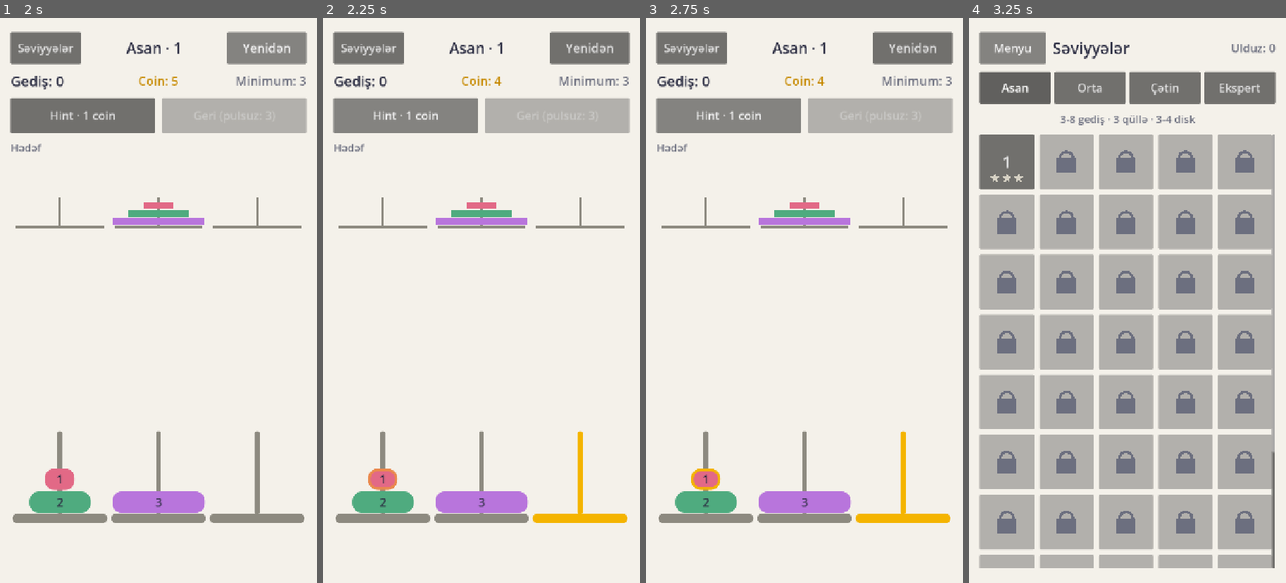
Above: before the commit, frames 1-4 (left to right).
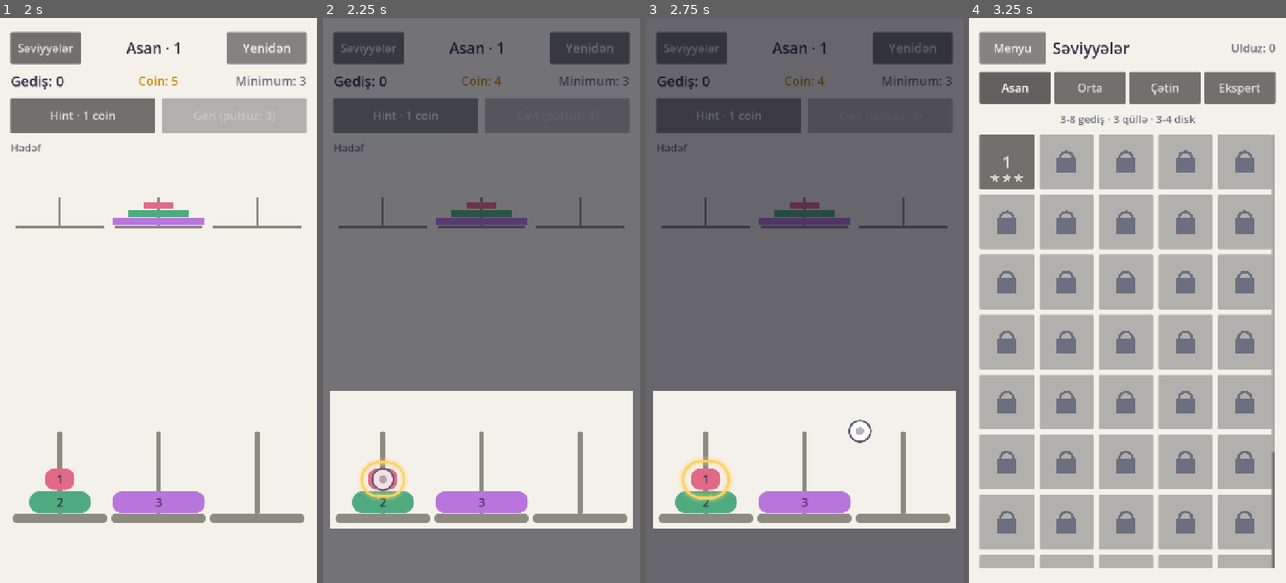
Above: after the commit, the same moments.

Repository: AtillaTegin/mindshift
Game: Godot game, scene res://scenes/main_menu.tscn
Two runs of this game, one before a commit and one after it. Both use one fixed random seed, a clock stepped at 60 frames per second and the inputs below.
Inputs:
- Up to frame 1 (2 s): click "Oyna" at 0.5 s; click "Yenidən" at 1.25 s
- Up to frame 2 (2.25 s): click "Hint · 1 coin" at 2 s
- Up to frame 3 (2.75 s): no input
- Up to frame 4 (3.25 s): click "Səviyyələr" at 2.75 s

Frame 1 is identical in both runs. In frame 2, 78% of the frame differs, in the area x 0-100%, y 0-100%; in frame 3, 78%; in frame 4, nothing differs.

Commit message:
6B-2: HintController on the coaching overlay
- core/hint_controller.gd takes over the Day 6 hint logic unchanged (cost, free repeat in the
  same position, instant path hint, off-path search on a worker thread)
- presentation replaced: scrim dims all but the two pegs, FocusRing on the disk (moves to the
  target peg once the disk is picked up), GhostPointer from disk to target; cleared on any
  position change. Old disk blink / gold peg marking removed
- scripts/move_coach.gd: the shared "show this move" choreography (also used by the tutorial)
- GameBoard (class_name): owns the CoachingLayer, exposes get_disk_rect/get_peg_rect and
  position_changed / selection_changed / illegal_move signals
- RuleBase.violation_message + RuleSet.get_violation_message (classic: larger onto smaller)

Diff:
--- /dev/null
+++ b/core/hint_controller.gd
@@ -0,0 +1,119 @@
+class_name HintController
+extends Node
+## Spec 4.7 hint, presented on the coaching overlay (addendum 2.3): the scrim
+## dims the board, a ring marks the disk to move and a ghost finger shows where
+## it goes. It never moves the disk. The Day 6 rules are unchanged: a hint costs
+## EconomySystem.HINT_COST, asking again in the same position is free, on the
+## stored solution path the answer is instant, and off the path the Solver runs
+## on a worker thread so the screen never freezes.
+
+## Status text for the board ("" clears it).
+signal message_changed(text: String)
+
+## Run off-path searches on a worker thread (tests turn this off).
+var background: bool = true
+## The move the current hint points at, or null.
+var hint_move: Move
+
+var _board: GameBoard
+var _coaching: CoachingLayer
+var _economy: EconomySystem
+## Position the shown hint belongs to.
+var _hint_key: String = ""
+var _thread: Thread
+## Position the running background search belongs to.
+var _pending_key: String = ""
+
+
+func setup(board: GameBoard, coaching: CoachingLayer, economy: EconomySystem) -> void:
+	_board = board
+	_coaching = coaching
+	_economy = economy
+	board.position_changed.connect(clear)
+	board.selection_changed.connect(_on_selection_changed)
+
+
+func is_pending() -> bool:
+	return _thread != null
+
+
+func is_showing() -> bool:
+	return hint_move != null
+
+
+func request() -> void:
+	var session: GameSession = _board.session
+	if session == null or session.is_solved() or is_pending():
+		return
+	var key: String = session.state.hash_key()
+	if hint_move != null and key == _hint_key:
+		_present()
+		return
+	if not _economy.can_afford(EconomySystem.HINT_COST):
+		message_changed.emit("Hint üçün coin çatmır")
+		return
+	var on_path: Move = session.get_path_hint()
+	if on_path != null:
+		_apply(on_path, key)
+		return
+	var from_state: PuzzleState = session.state.duplicate_state()
+	var goal: PuzzleState = session.level.goal
+	var rules: RuleSet = session.rules
+	if not background:
+		_apply(GameSession.solve_hint(from_state, goal, rules), key)
+		return
+	_pending_key = key
+	_thread = Thread.new()
+	_thread.start(func() -> Move: return GameSession.solve_hint(from_state, goal, rules))
+	message_changed.emit("Hint hesablanır...")
+
+
+## Forgets the hint and hides the overlay (called whenever the position changes).
+func clear() -> void:
+	if hint_move == null:
+		return
+	hint_move = null
+	_hint_key = ""
+	_coaching.clear()
+
+
+func _process(_delta: float) -> void:
+	if _thread == null or _thread.is_alive():
+		return
+	var move: Move = _thread.wait_to_finish()
+	_thread = null
+	var key: String = _pending_key
+	_pending_key = ""
+	var session: GameSession = _board.session
+	# Only show it if the player has not moved on meanwhile (then it is free).
+	if session != null and not session.is_solved() and session.state.hash_key() == key:
+		_apply(move, key)
+	else:
+		message_changed.emit("")
+
+
+func _exit_tree() -> void:
+	if _thread != null:
+		_thread.wait_to_finish()
+		_thread = null
+
+
+## Shows a found hint and charges for it; a missing hint costs nothing.
+func _apply(move: Move, key: String) -> void:
+	if move == null:
+		message_changed.emit("Hint tapılmadı")
+		return
+	_economy.spend(EconomySystem.HINT_COST)
+	hint_move = move
+	_hint_key = key
+	message_changed.emit("")
+	_present()
+
+
+func _present() -> void:
+	MoveCoach.present(_coaching, _board, hint_move, _board.session.selected_peg == hint_move.from_peg)
+
+
+func _on_selection_changed(_peg_index: int) -> void:
+	if hint_move != null:
+		_present()
--- a/core/rule_set.gd
+++ b/core/rule_set.gd
@@ -115,6 +115,23 @@
 	return true
 
 
+## Why `move` is not allowed: the violation_message of the first active rule
+## that refuses it, or "" if the move is legal or only structurally invalid
+## (no such peg, same peg, empty source).
+func get_violation_message(state: PuzzleState, move: Move) -> String:
+	if state == null or move == null:
+		return ""
+	var peg_count: int = state.pegs.size()
+	if move.from_peg < 0 or move.from_peg >= peg_count or move.to_peg < 0 or move.to_peg >= peg_count:
+		return ""
+	if move.from_peg == move.to_peg or state.pegs[move.from_peg].is_empty():
+		return ""
+	for rule: RuleBase in active_rules:
+		if not rule.is_move_allowed(state, move):
+			return rule.violation_message
+	return ""
+
+
 func _rules_allow(state: PuzzleState, move: Move) -> bool:
 	for rule: RuleBase in active_rules:
 		if not rule.is_move_allowed(state, move):
--- a/core/rules/classic_hanoi_rule.gd
+++ b/core/rules/classic_hanoi_rule.gd
@@ -4,6 +4,10 @@
 ## strictly larger disk.
 
 const ID: String = "classic_hanoi"
+
+
+func _init() -> void:
+	violation_message = "Diqqət! Böyük disk kiçik diskin üstünə qoyula bilməz."
 
 
 func get_id() -> String:
--- a/core/rules/rule_base.gd
+++ b/core/rules/rule_base.gd
@@ -10,6 +10,11 @@
 ## supports_disk_move_check(); is_move_allowed() then uses it automatically and
 ## the Solver can take its fast path. Rules that need more of the position
 ## override is_move_allowed() instead.
+
+
+## Shown to the player when this rule refuses a move (addendum 2.2). Each rule
+## sets its own text, so new rules explain themselves without UI changes.
+var violation_message: String = "Bu gediş qaydalara uyğun deyil."
 
 
 ## Identifier used in level JSON, e.g. `"rules": ["classic_hanoi"]`.
--- a/scenes/components/coaching/focus_ring.gd
+++ b/scenes/components/coaching/focus_ring.gd
@@ -12,6 +12,7 @@
 
 var _breath: Tween
 var _move: Tween
+var _target: Rect2 = Rect2()
 
 
 func _ready() -> void:
@@ -22,6 +23,7 @@
 ## Shows the ring around `target` (viewport coordinates); glides there if it
 ## is already visible.
 func show_around(target: Rect2) -> void:
+	_target = target
 	var rect: Rect2 = target.grow(PADDING)
 	if visible and _move_needed(rect):
 		if _move != null:
@@ -43,9 +45,9 @@
 		_breath = null
 
 
-## The rectangle the ring currently surrounds (without padding).
+## The rectangle the ring surrounds (or is gliding to), without padding.
 func get_target() -> Rect2:
-	return Rect2(position, size).grow(-PADDING)
+	return _target
 
 
 func _move_needed(rect: Rect2) -> bool:
--- a/scenes/components/disk.gd
+++ b/scenes/components/disk.gd
@@ -15,24 +15,6 @@
 	set(value):
 		selected = value
 		queue_redraw()
-## Hint: the disk to move next blinks with a gold outline.
-var hinted: bool = false:
-	set(value):
-		hinted = value
-		_blink_time = 0.0
-		set_process(hinted)
-		queue_redraw()
-
-var _blink_time: float = 0.0
-
-
-func _ready() -> void:
-	set_process(hinted)
-
-
-func _process(delta: float) -> void:
-	_blink_time += delta
-	queue_redraw()
 
 
 func _draw() -> void:
@@ -42,9 +24,6 @@
 	if selected:
 		box.set_border_width_all(4)
 		box.border_color = UIPalette.TEXT_PRIMARY
-	elif hinted:
-		box.set_border_width_all(6)
-		box.border_color = UIPalette.HINT.lerp(color, 0.5 - 0.5 * cos(_blink_time * TAU * 1.5))
 	draw_style_box(box, Rect2(Vector2.ZERO, size))
 	var font: Font = get_theme_default_font()
 	var font_size: int = int(clampf(size.y * 0.55, 12.0, 28.0))
--- a/scenes/components/peg.gd
+++ b/scenes/components/peg.gd
@@ -18,11 +18,6 @@
 var highlighted: bool = false:
 	set(value):
 		highlighted = value
-		queue_redraw()
-## Hint: the peg the hinted disk should go to.
-var hint_target: bool = false:
-	set(value):
-		hint_target = value
 		queue_redraw()
 ## 0..1, how red the peg is (illegal-move flash).
 var flash_amount: float = 0.0:
@@ -52,11 +47,7 @@
 
 
 func _draw() -> void:
-	var base_color: Color = UIPalette.PEG
-	if hint_target:
-		base_color = UIPalette.HINT
-	elif highlighted:
-		base_color = UIPalette.ACCENT
+	var base_color: Color = UIPalette.ACCENT if highlighted else UIPalette.PEG
 	var peg_color: Color = base_color.lerp(UIPalette.ERROR, flash_amount)
 	var center_x: float = size.x * 0.5
 	var rod: StyleBoxFlat = StyleBoxFlat.new()
--- a/scripts/game_board_controller.gd
+++ b/scripts/game_board_controller.gd
@@ -1,13 +1,21 @@
+class_name GameBoard
 extends Control
 ## Game board screen (spec 5.3): pegs, disks, goal preview, move counter,
 ## coins, hint and undo. Tap a peg to pick up its top disk, tap another peg to
-## move it there.
+## move it there. Hints and the tutorial draw on the shared coaching overlay.
 
 signal level_completed(level: Level, moves: int, seconds: float)
+## The position changed (move, undo, restart or a new level).
+signal position_changed
+## A disk was picked up (peg index) or put back (-1).
+signal selection_changed(peg_index: int)
+## A move was refused by the rules; `message` is the broken rule's text.
+signal illegal_move(move: Move, message: String)
 
 const PEG_SCENE: PackedScene = preload("res://scenes/components/peg.tscn")
 const DISK_SCENE: PackedScene = preload("res://scenes/components/disk.tscn")
 const POPUP_SCENE: PackedScene = preload("res://scenes/level_complete_popup.tscn")
+const COACHING_SCENE: PackedScene = preload("res://scenes/components/coaching/coaching_layer.tscn")
 const MOVE_SECONDS: float = 0.12
 const MAX_DISK_HEIGHT: float = 52.0
 
@@ -24,22 +32,20 @@
 var session: GameSession
 ## Result of the last completion: { stars, improved, reward }.
 var last_result: Dictionary = {}
-## The move the current hint points at, or null.
-var hint_move: Move
+var coaching: CoachingLayer
+var hints: HintController
 
 var _popup: LevelCompletePopup
-## Position the shown hint belongs to; asking again there costs nothing.
-var _hint_key: String = ""
 ## Short notice in the status line (e.g. not enough coins), cleared by the next action.
 var _message: String = ""
-var _hint_thread: Thread
-## Position the running background search belongs to.
-var _pending_hint_key: String = ""
-
 var _peg_views: Array[PegView] = []
 ## Disk size -> view.
 var _disk_views: Dictionary[int, DiskView] = {}
 var _disk_tweens: Dictionary[int, Tween] = {}
+## Disk size -> where the disk is (or is gliding to), in board coordinates.
+var _disk_targets: Dictionary[int, Rect2] = {}
+## Peg index -> peg area (rod, base and the space for a lifted disk), board coordinates.
+var _peg_areas: Array[Rect2] = []
 
 @onready var _level_label: Label = %LevelLabel
 @onready var _moves_label: Label = %MovesLabel
@@ -68,6 +74,14 @@
 			economy.setup(save_system)
 			add_child(economy)
 	economy.coins_changed.connect(func(_coins: int) -> void: _update_buttons())
+	coaching = COACHING_SCENE.instantiate()
+	add_child(coaching)
+	hints = HintController.new()
+	hints.name = "HintController"
+	hints.background = background_hints
+	hints.setup(self, coaching, economy)
+	hints.message_changed.connect(show_message)
+	add_child(hints)
 	_hint_button.pressed.connect(request_hint)
 	_undo_button.pressed.connect(request_undo)
 	_restart_button.pressed.connect(restart)
@@ -92,27 +106,6 @@
 func _process(delta: float) -> void:
 	if session != null:
 		session.add_time(delta)
-	if _hint_thread != null and not _hint_thread.is_alive():
-		var move: Move = _hint_thread.wait_to_finish()
-		_hint_thread = null
-		var key: String = _pending_hint_key
-		_pending_hint_key = ""
-		# Only show it if the player has not moved on meanwhile (then it is free).
-		if session != null and not session.is_solved() and session.state.hash_key() == key:
-			_apply_hint(move, key)
-		else:
-			_message = ""
-			_refresh(false)
-
-
-func _exit_tree() -> void:
-	if _hint_thread != null:
-		_hint_thread.wait_to_finish()
-		_hint_thread = null
-
-
-func is_hint_pending() -> bool:
-	return _hint_thread != null
 
 
 func load_level_file(path: String) -> bool:
@@ -130,7 +123,6 @@
 func start_level(level: Level) -> void:
 	session = GameSession.new(level)
 	last_result = {}
-	_clear_hint()
 	_message = ""
 	_popup.visible = false
 	_build_views()
@@ -138,6 +130,7 @@
 	_level_label.text = "%s · %d" % [Difficulty.display_name(level.difficulty), Difficulty.index_of_id(level.id)]
 	_min_label.text = "Minimum: %d" % level.min_moves
 	_refresh(false)
+	position_changed.emit()
 
 
 func restart() -> void:
@@ -145,54 +138,16 @@
 		return
 	session.restart()
 	last_result = {}
-	_clear_hint()
 	_message = ""
 	_popup.visible = false
 	_refresh(true)
-
-
-## Spec 4.7: marks the disk to move next and its target peg; never moves it.
-## Costs EconomySystem.HINT_COST, except when asking again in the same position.
+	position_changed.emit()
+
+
+## Spec 4.7 hint, shown by the HintController on the coaching overlay.
 func request_hint() -> void:
-	if session == null or session.is_solved() or is_hint_pending():
-		return
-	session.selected_peg = -1
-	var key: String = session.state.hash_key()
-	if hint_move != null and key == _hint_key:
-		_refresh(false)
-		return
-	if not economy.can_afford(EconomySystem.HINT_COST):
-		_message = "Hint üçün coin çatmır"
-		_refresh(false)
-		return
-	var on_path: Move = session.get_path_hint()
-	if on_path != null:
-		_apply_hint(on_path, key)
-		return
-	var from_state: PuzzleState = session.state.duplicate_state()
-	var goal: PuzzleState = session.level.goal
-	var rules: RuleSet = session.rules
-	if not background_hints:
-		_apply_hint(GameSession.solve_hint(from_state, goal, rules), key)
-		return
-	_pending_hint_key = key
-	_hint_thread = Thread.new()
-	_hint_thread.start(func() -> Move: return GameSession.solve_hint(from_state, goal, rules))
-	_message = "Hint hesablanır..."
-	_refresh(false)
-
-
-## Shows a found hint and charges for it; a missing hint costs nothing.
-func _apply_hint(move: Move, key: String) -> void:
-	if move == null:
-		_message = "Hint tapılmadı"
-		_refresh(false)
-		return
-	economy.spend(EconomySystem.HINT_COST)
-	hint_move = move
-	_hint_key = key
-	_message = ""
-	_refresh(false)
+	if session != null and not session.is_solved():
+		hints.request()
 
 
 ## Takes back the last move. The first FREE_UNDOS_PER_ATTEMPT undos are free,
@@ -202,13 +157,12 @@
 		return
 	var cost: int = EconomySystem.undo_cost(session.undo_count)
 	if not economy.spend(cost):
-		_message = "Geri qaytarmaq üçün coin çatmır"
-		_refresh(false)
+		show_message("Geri qaytarmaq üçün coin çatmır")
 		return
 	session.undo()
-	_clear_hint()
 	_message = ""
 	_refresh(true)
+	position_changed.emit()
 
 
 ## Opens the level after the current one (next tier after the last level).
@@ -227,6 +181,50 @@
 
 func get_popup() -> LevelCompletePopup:
 	return _popup
+
+
+## Shows a short notice in the status line until the next action.
+func show_message(text: String) -> void:
+	_message = text
+	if session != null:
+		_refresh(false)
+
+
+## Where disk `disk_size` is drawn (or is gliding to), in viewport coordinates.
+func get_disk_rect(disk_size: int) -> Rect2:
+	var rect: Rect2 = _disk_targets.get(disk_size, Rect2())
+	return Rect2(rect.position + _board.global_position, rect.size)
+
+
+## The area of peg `peg_index`: its rod and base plus the room above it where a
+## picked-up disk hovers, in viewport coordinates.
+func get_peg_rect(peg_index: int) -> Rect2:
+	if peg_index < 0 or peg_index >= _peg_areas.size():
+		return Rect2()
+	var rect: Rect2 = _peg_areas[peg_index]
+	return Rect2(rect.position + _board.global_position, rect.size)
+
+
+## Handles a tap on peg `peg_index` (also the entry point for tests).
+func on_peg_pressed(peg_index: int) -> void:
+	if session == null:
+		return
+	var selected_before: int = session.selected_peg
+	var target_move: Move = Move.new(session.selected_peg, peg_index)
+	var result: GameSession.TapResult = session.tap_peg(peg_index)
+	if result != GameSession.TapResult.IGNORED:
+		_message = ""
+	_refresh(true)
+	match result:
+		GameSession.TapResult.ILLEGAL:
+			_peg_views[peg_index].flash_invalid()
+			illegal_move.emit(target_move, session.rules.get_violation_message(session.state, target_move))
+		GameSession.TapResult.MOVED:
+			position_changed.emit()
+			if session.is_solved():
+				_on_solved()
+	if session.selected_peg != selected_before:
+		selection_changed.emit(session.selected_peg)
 
 
 func _next_level() -> Dictionary:
@@ -259,7 +257,7 @@
 	if session == null:
 		return
 	_coin_label.text = "Coin: %d" % economy.coins
-	_hint_button.disabled = session.is_solved() or is_hint_pending()
+	_hint_button.disabled = session.is_solved() or hints.is_pending()
 	_hint_button.text = "Hint · %d coin" % EconomySystem.HINT_COST
 	_undo_button.disabled = not session.can_undo()
 	var free_left: int = EconomySystem.FREE_UNDOS_PER_ATTEMPT - session.undo_count
@@ -267,27 +265,6 @@
 		_undo_button.text = "Geri (pulsuz: %d)" % free_left
 	else:
 		_undo_button.text = "Geri · %d coin" % EconomySystem.UNDO_COST
-
-
-func _clear_hint() -> void:
-	hint_move = null
-	_hint_key = ""
-
-
-## Handles a tap on peg `peg_index` (also the entry point for tests).
-func on_peg_pressed(peg_index: int) -> void:
-	if session == null:
-		return
-	var result: GameSession.TapResult = session.tap_peg(peg_index)
-	if result == GameSession.TapResult.ILLEGAL:
-		_peg_views[peg_index].flash_invalid()
-	if result != GameSession.TapResult.IGNORED:
-		_message = ""
-	if result == GameSession.TapResult.MOVED:
-		_clear_hint()
-	_refresh(true)
-	if result == GameSession.TapResult.MOVED and session.is_solved():
-		_on_solved()
 
 
 func _build_views() -> void:
@@ -298,6 +275,8 @@
 	_peg_views.clear()
 	_disk_views.clear()
 	_disk_tweens.clear()
+	_disk_targets.clear()
+	_peg_areas.clear()
 	var disk_count: int = session.state.get_disk_count()
 	for peg_index: int in session.state.get_peg_count():
 		var peg: PegView = PEG_SCENE.instantiate()
@@ -322,12 +301,8 @@
 	else:
 		_status_label.text = _message
 		_status_label.add_theme_color_override("font_color", UIPalette.ERROR)
-	var hint_disk: int = session.state.get_top_disk(hint_move.from_peg) if hint_move != null else -1
 	for peg: PegView in _peg_views:
 		peg.highlighted = peg.peg_index == session.selected_peg
-		peg.hint_target = hint_move != null and peg.peg_index == hint_move.to_peg
-	for disk_size: int in _disk_views:
-		_disk_views[disk_size].hinted = disk_size == hint_disk
 	_update_buttons()
 	_layout(animated)
 
@@ -345,10 +320,13 @@
 	var base_top: float = _board.size.y - base_height
 	var rod_top: float = base_top - disk_height * (disk_count + 0.6)
 	var lifted_y: float = rod_top - disk_height * 1.5
+	_peg_areas.clear()
 	for peg: PegView in _peg_views:
 		peg.position = Vector2(column * peg.peg_index, 0.0)
 		peg.size = Vector2(column, _board.size.y)
 		peg.configure(base_top, base_height, rod_top, maxf(column * 0.05, 6.0), column * 0.96)
+		_peg_areas.append(Rect2(column * peg.peg_index + column * 0.02, lifted_y,
+				column * 0.96, base_top + base_height - lifted_y))
 	var selected_disk: int = session.get_selected_disk()
 	for peg_index: int in peg_count:
 		var peg: Array = session.state.pegs[peg_index]
@@ -361,7 +339,9 @@
 				y = lifted_y
 			view.selected = disk_size == selected_disk
 			view.size = Vector2(width, disk_height - 4.0)
-			_place_disk(disk_size, Vector2(column * (peg_index + 0.5) - width * 0.5, y + 2.0), animated)
+			var target: Vector2 = Vector2(column * (peg_index + 0.5) - width * 0.5, y + 2.0)
+			_disk_targets[disk_size] = Rect2(target, view.size)
+			_place_disk(disk_size, target, animated)
 
 
 func _place_disk(disk_size: int, target: Vector2, animated: bool) -> void:
--- /dev/null
+++ b/scripts/move_coach.gd
@@ -0,0 +1,16 @@
+class_name MoveCoach
+extends RefCounted
+## "Show this move" on the coaching overlay, shared by the hint and the
+## tutorial so both look the same: the board is dimmed except the two pegs
+## involved, a ring marks the disk to pick up (or, once it is picked up, the
+## target peg), and a ghost finger glides from the disk to the target peg.
+
+
+static func present(coaching: CoachingLayer, board: GameBoard, move: Move, picked_up: bool) -> void:
+	var disk_rect: Rect2 = board.get_disk_rect(board.session.state.get_top_disk(move.from_peg))
+	var source_rect: Rect2 = board.get_peg_rect(move.from_peg)
+	var target_rect: Rect2 = board.get_peg_rect(move.to_peg)
+	coaching.scrim.show_scrim(source_rect.merge(target_rect).grow(12.0))
+	coaching.ring.show_around(target_rect if picked_up else disk_rect)
+	var drop_point: Vector2 = Vector2(target_rect.get_center().x, target_rect.position.y + disk_rect.size.y)
+	coaching.pointer.play(disk_rect.get_center(), drop_point)
--- a/scripts/ui_palette.gd
+++ b/scripts/ui_palette.gd
@@ -10,7 +10,6 @@
 const ACCENT: Color = Color("2a9d8f")
 const ERROR: Color = Color("e63946")
 const SUCCESS: Color = Color("2a9d8f")
-const HINT: Color = Color("f4b400")
 
 
 ## A distinct colour per disk size, spread evenly over the hue circle.
--- a/tests/test_game_board.gd
+++ b/tests/test_game_board.gd
@@ -165,26 +165,44 @@
 	assert_false(popup.visible)
 
 
-func test_hint_costs_a_coin_and_marks_disk_and_peg() -> void:
+## Lays out the screen now (containers normally do it on the next frame), so
+## the board geometry used by the coaching overlay is real.
+func _lay_out() -> void:
+	_board.propagate_notification(Container.NOTIFICATION_SORT_CHILDREN)
+
+
+func test_hint_shows_scrim_ring_and_pointer_and_costs_a_coin() -> void:
+	_lay_out()
 	_save.coins = 2
 	var level: Level = _board.session.level
-	_board.request_hint()
-	assert_true(_board.hint_move.equals(level.solution_path[0]))
+	var move: Move = level.solution_path[0]
+	_board.request_hint()
+	var hints: HintController = _board.hints
+	var coaching: CoachingLayer = _board.coaching
+	assert_true(hints.hint_move.equals(move))
 	assert_eq(_save.coins, 1)
 	assert_eq(_label("CoinLabel"), "Coin: 1")
-	var target: PegView = _board.get_node("%PegLayer").get_child(level.solution_path[0].to_peg)
-	assert_true(target.hint_target)
-	var hinted: Array[int] = []
-	for disk: DiskView in _board.get_node("%DiskLayer").get_children():
-		if disk.hinted:
-			hinted.append(disk.disk_size)
-	assert_eq(hinted, [_board.session.state.get_top_disk(level.solution_path[0].from_peg)] as Array[int])
 	assert_eq(_board.session.move_count, 0, "a hint never moves a disk")
+	var disk_rect: Rect2 = _board.get_disk_rect(_board.session.state.get_top_disk(move.from_peg))
+	var source_rect: Rect2 = _board.get_peg_rect(move.from_peg)
+	var target_rect: Rect2 = _board.get_peg_rect(move.to_peg)
+	assert_true(disk_rect.has_area() and target_rect.has_area(), "board is laid out")
+	assert_true(coaching.scrim.is_shown(), "scrim")
+	assert_true(coaching.scrim.hole.encloses(source_rect) and coaching.scrim.hole.encloses(target_rect), "both pegs stay lit")
+	assert_true(coaching.ring.visible and coaching.ring.get_target().is_equal_approx(disk_rect), "ring on the disk")
+	assert_true(coaching.pointer.is_playing(), "ghost finger")
+	var gesture: Array[Vector2] = coaching.pointer.get_gesture()
+	assert_true(disk_rect.has_point(gesture[0]), "finger starts on the disk")
+	assert_true(target_rect.has_point(gesture[1]), "finger ends on the target peg")
 	_board.request_hint()
 	assert_eq(_save.coins, 1, "asking again in the same position is free")
-	_play([level.solution_path[0]])
-	assert_null(_board.hint_move, "hint cleared after a move")
-	assert_false(target.hint_target)
+	_board.on_peg_pressed(move.from_peg)
+	assert_true(coaching.ring.get_target().is_equal_approx(target_rect), "ring moves to the target once the disk is picked up")
+	_board.on_peg_pressed(move.to_peg)
+	assert_null(hints.hint_move, "hint cleared after the move")
+	assert_false(coaching.scrim.is_shown())
+	assert_false(coaching.ring.visible)
+	assert_false(coaching.pointer.is_playing())
 
 
 func test_hint_off_the_path_uses_the_solver() -> void:
@@ -200,16 +218,18 @@
 	assert_null(_board.session.get_path_hint(), "off the path")
 	var remaining: int = Solver.solve(_board.session.state, level.goal, _board.session.rules)["min_moves"]
 	_board.request_hint()
-	assert_not_null(_board.hint_move)
+	assert_not_null(_board.hints.hint_move)
 	assert_eq(_save.coins, 4)
-	var after: PuzzleState = _board.session.rules.apply_move(_board.session.state, _board.hint_move)
+	assert_true(_board.coaching.ring.visible)
+	var after: PuzzleState = _board.session.rules.apply_move(_board.session.state, _board.hints.hint_move)
 	assert_eq(Solver.solve(after, level.goal, _board.session.rules)["min_moves"], remaining - 1, "hint is optimal")
 
 
 func test_hint_without_coins_shows_a_message() -> void:
 	_save.coins = 0
 	_board.request_hint()
-	assert_null(_board.hint_move)
+	assert_null(_board.hints.hint_move)
+	assert_false(_board.coaching.scrim.is_shown())
 	assert_eq(_label("StatusLabel"), "Hint üçün coin çatmır")
 	assert_eq(_save.coins, 0)
 
Not shown, added: core/hint_controller.gd.uid
Not shown, added: scripts/move_coach.gd.uid
